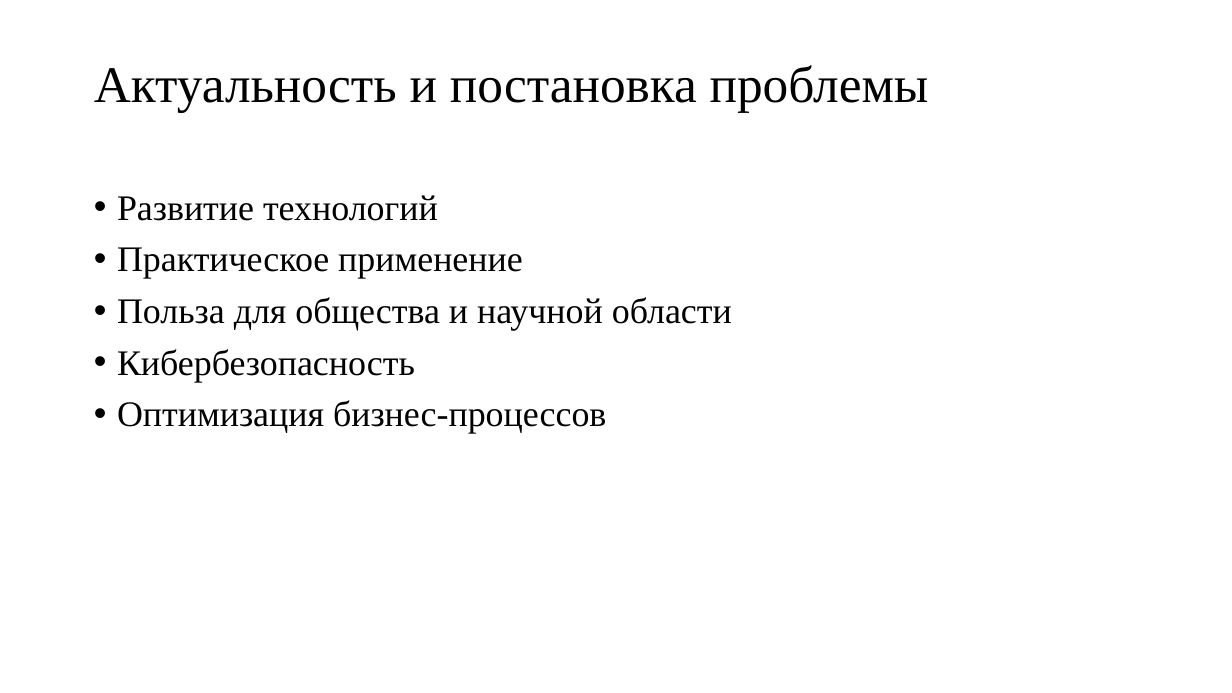
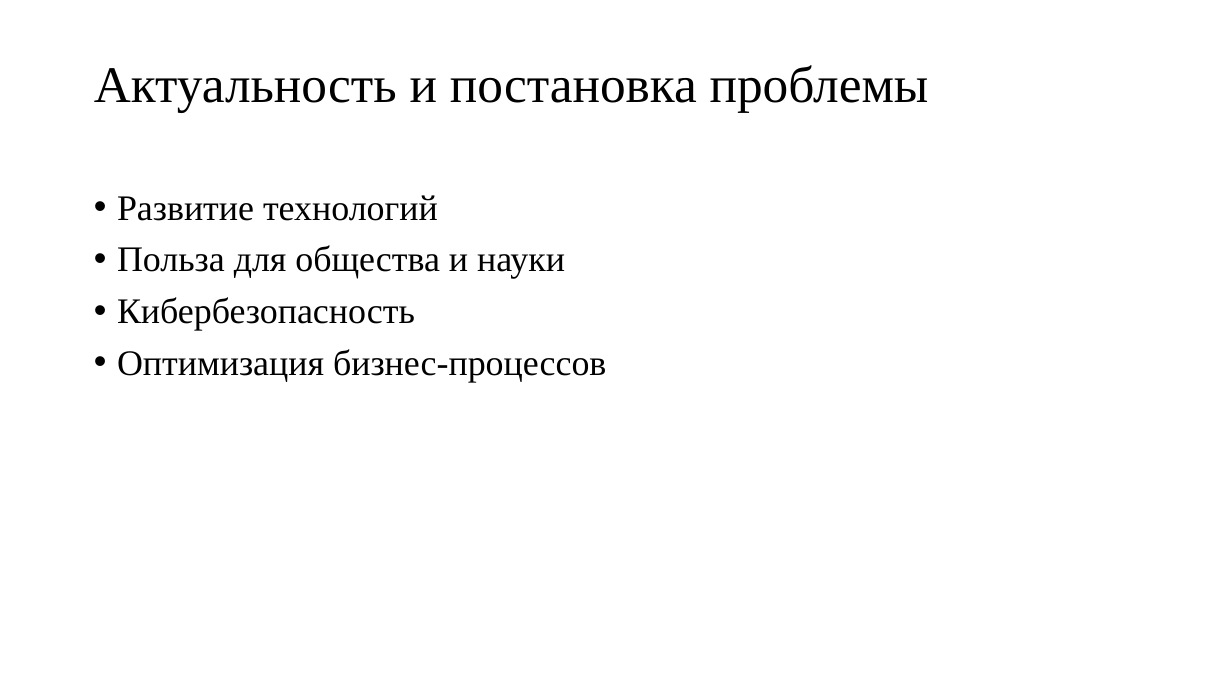
Before and after one commit to serikov1/PythonCode, a slide deck: slide 2 of ML/Complex task/Комплексная задача.pptx. Drawn at 1232x693 pixels with LibreOffice and Linux fonts; fonts in the diff are those of the drawing. Boxes give left, top, right and bottom in pixels: in the first picture for what was removed or moved away, otherwise in the second. Text is boxed around its words. In the diff, an @@ line names an element or a change of style, - is before the commit and + after.

```diff
--- a/ML/Complex task/Комплексная задача.pptx
+++ b/ML/Complex task/Комплексная задача.pptx
@@ text at (117, 245, 565, 279): text changed @@
-• Практическое применение
-• Польза для общества и научной области
+• Польза для общества и науки
```
Also in this commit, not shown: 6 other slides changed, 3 slides added, 22 other files.
